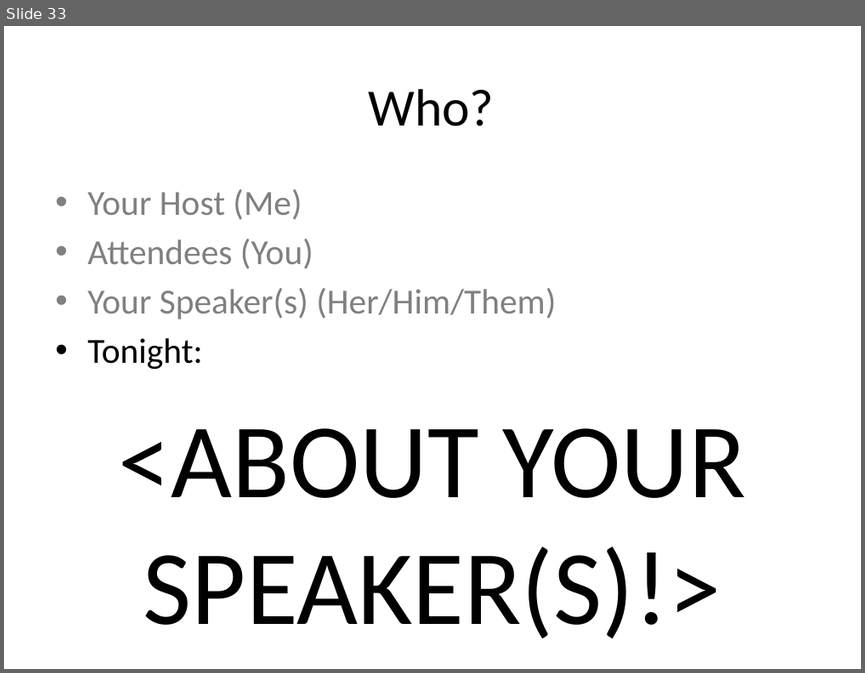
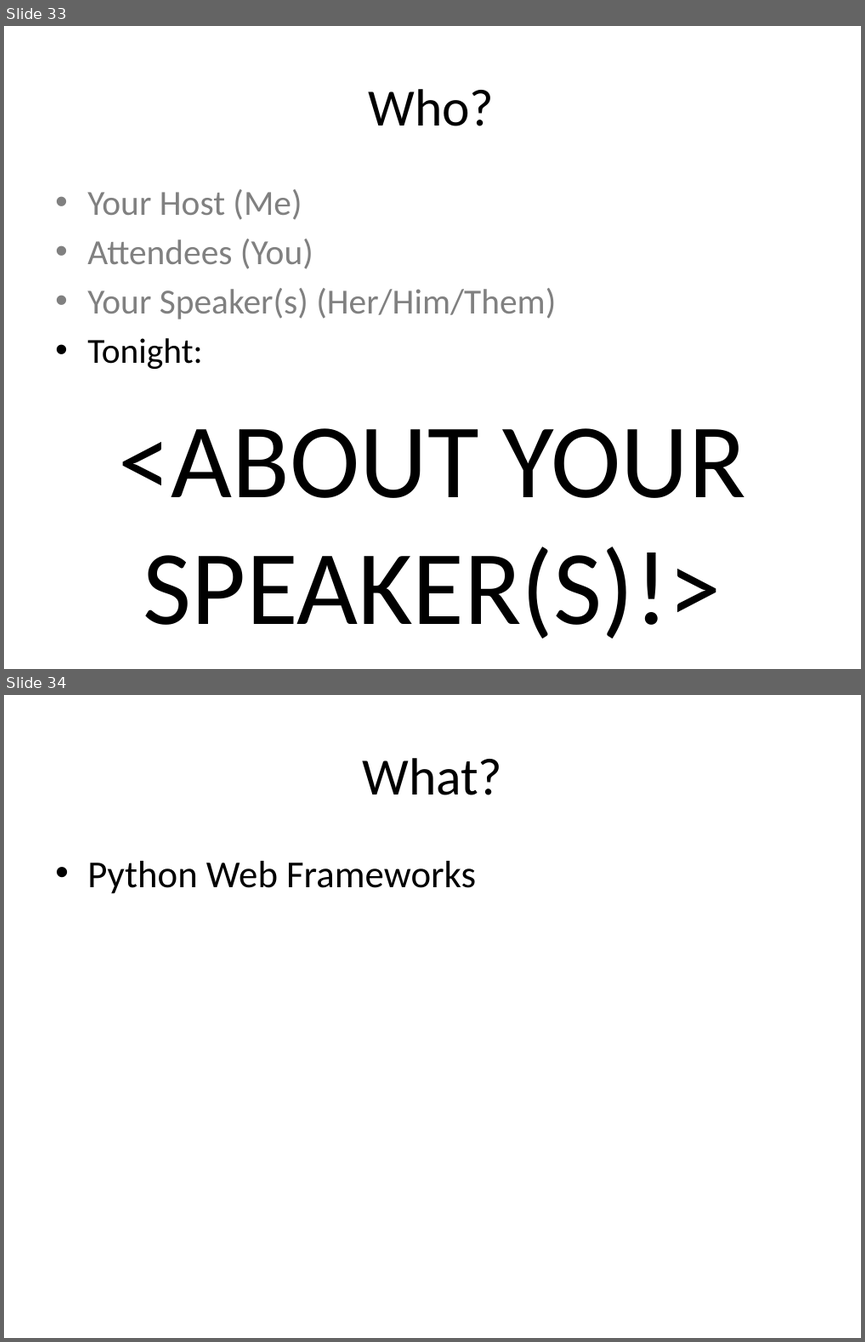
Before and after one commit to DCPython/generic-meetup-slides, a slide deck: DC Python Generic Meetup Slides.pptx. Shown one above the other, each under a label of ours: slide 33 before the commit, slides 33 and 34 after it. The pictures are 865x673 and 865x1342 pixels, drawn with LibreOffice and Linux fonts; fonts in the diff are those of the drawing. Boxes give left, top, right and bottom in pixels: in the first picture for what was removed or moved away, otherwise in the second. Text is boxed around its words. In the diff, an @@ line names an element or a change of style, - is before the commit and + after.

```diff
--- a/DC Python Generic Meetup Slides.pptx
+++ b/DC Python Generic Meetup Slides.pptx
@@ slide 34 added at box(4, 695, 861, 1338), background #FFFFFF @@
@@ title added at box(362, 758, 502, 795), 44 pt, text #000000 @@
+What?
@@ text added at box(87, 861, 476, 894), 32 pt, text #000000 @@
+• Python Web Frameworks
```
Also in this commit, not shown: 13 other slides added.
